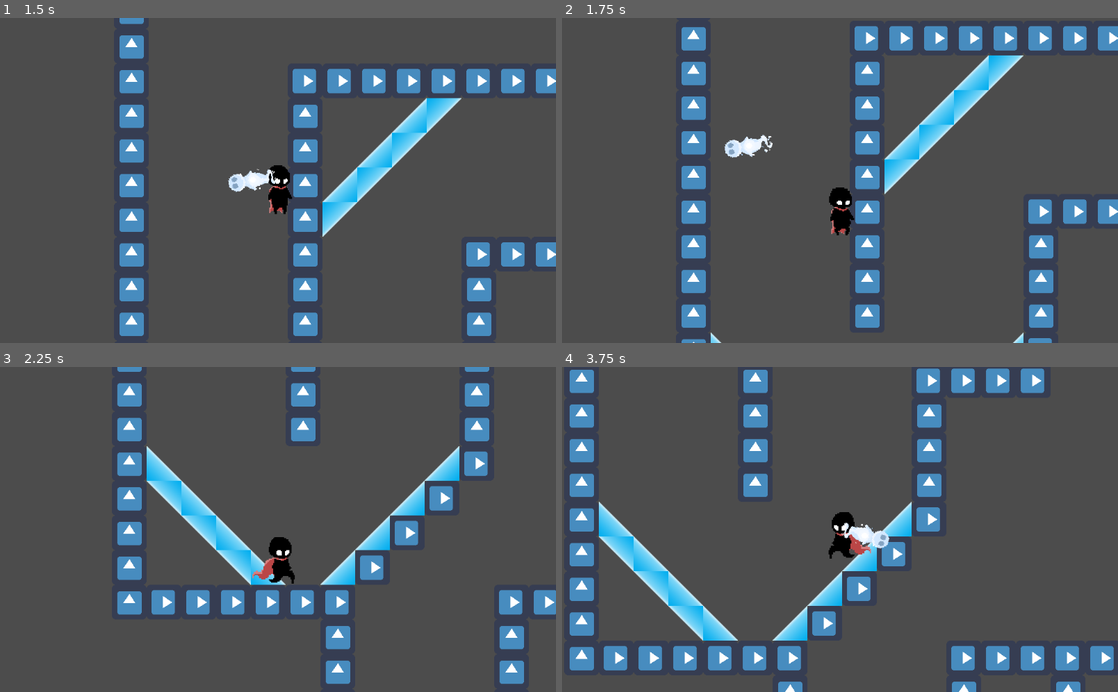
Above: before the commit, frames 1-4 (two rows, left to right).
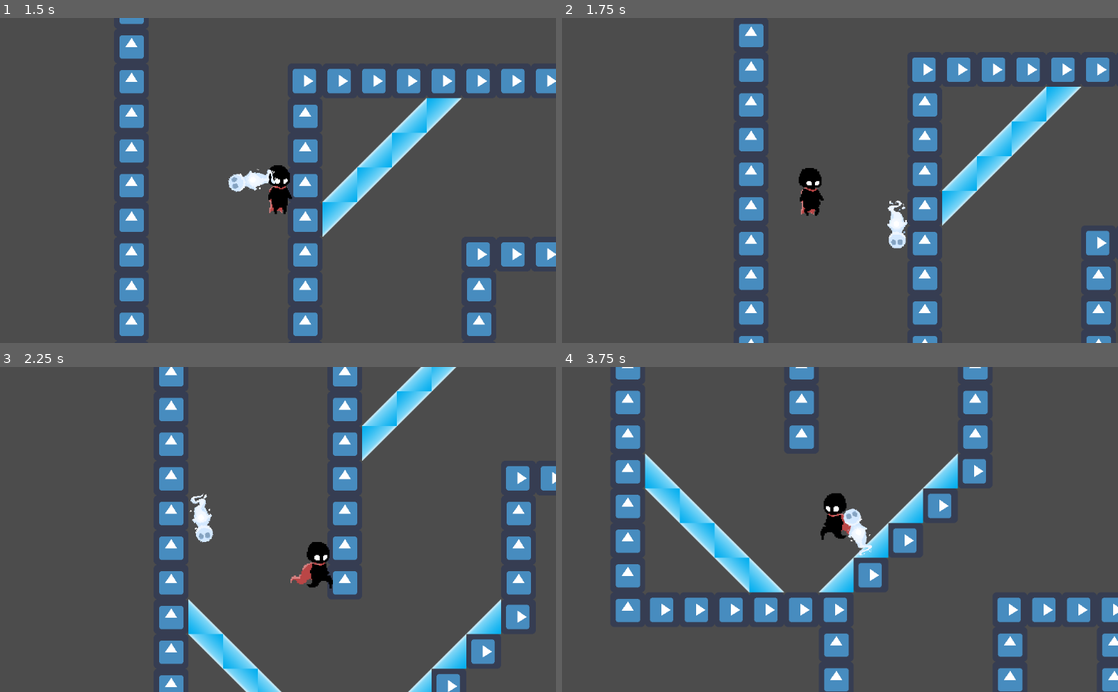
Above: after the commit, the same moments.

Repository: jeremycryan/Professional-Game
Game: Godot game, scene res://TestScene.tscn
The game is run twice, just before and just after one commit, with the same random seed, the same clock (stepped at 60 frames per second) and the same inputs. The engine's default icon, where the game draws it, is replaced by a stand-in: a white triangle on a blue panel in a dark square.
Inputs (mouse positions are in pixels of both pictures, inside the frame that each line leads up to):
- Up to frame 1 (1.5 s): move the mouse to (400, 164) at 0.52 s; hold D (mv_right) 0.53-1.28 s; tap Space (tele) at 0.6 s; move the mouse to (166, 196) at 1.27 s; hold S (mv_down) from 1.28 s (still down); click (166, 196) at 1.35 s
- Up to frame 2 (1.75 s): keep holding S (mv_down); tap Space (tele) at 1.55 s
- Up to frame 3 (2.25 s): move the mouse to (333, 458) at 2.02 s; release S (mv_down) at 2.03 s; hold D (mv_right) from 2.03 s (still down); tap Space (tele) at 2.1 s
- Up to frame 4 (3.75 s): move the mouse to (812, 594) at 2.77 s; release D (mv_right) at 2.78 s; hold W (mv_up) 2.78-3.53 s; tap Space (tele) at 2.85 s; move the mouse to (1006, 578) at 3.52 s; hold A (mv_left) from 3.53 s (still down); click (1006, 578) at 3.6 s

Frame 1 is identical in both runs. In frame 2, 24% of the frame differs, in the area x 21-100%, y 1-100%; in frame 3, 24%; in frame 4, 27%, in the area x 1-100%, y 0-100%.
Error before the commit: Invalid get index 'global_position' (on base: 'null instance'). (res://Player.gd:112)

Commit message:
fixed bug with switching

Diff:
--- a/Player.gd
+++ b/Player.gd
@@ -58,7 +58,7 @@
 		bulletRef = weakref(bulletInst)
 
 	if (Input.is_action_just_pressed("tele") and bulletRef != null and bulletRef.get_ref()):
-		BulletSwap(parent, bulletRef.get_ref());
+		BulletSwap(self, bulletRef.get_ref());
 
 	if (Input.is_action_pressed("mv_right")):
 		motion.x += 1;
